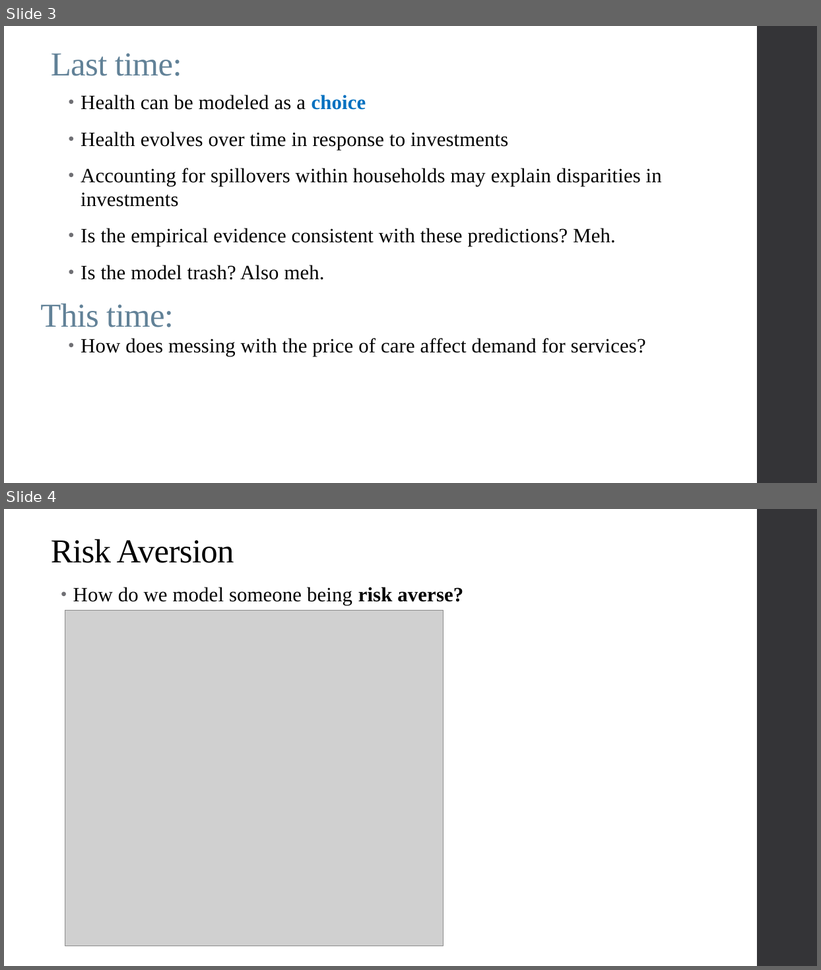
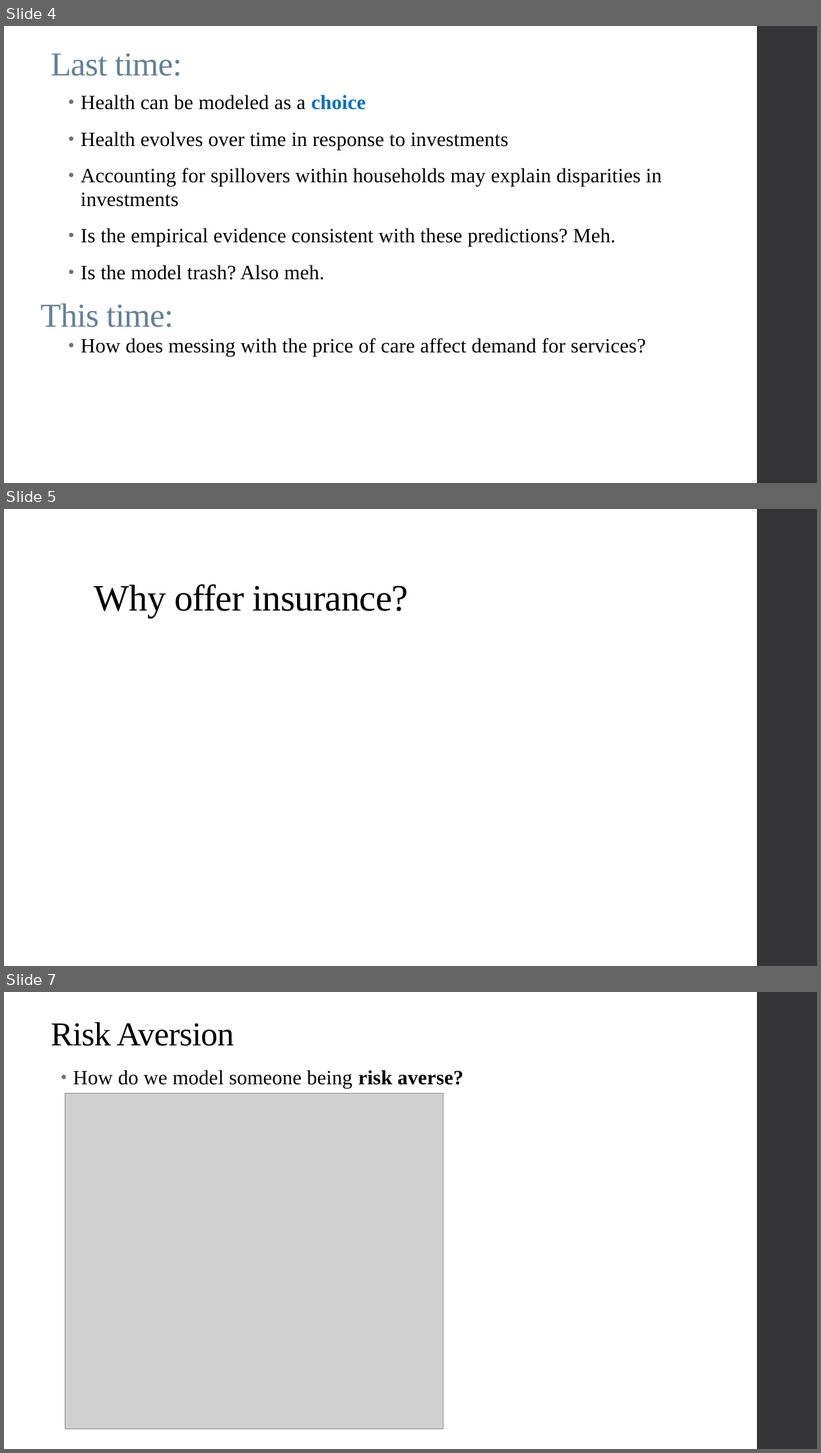
Before and after one commit to alex-hoagland/HAD6750H, a slide deck: Lecture02_MoralHazard/L2Slides_MoralHazard_2023W.pptx. Shown one above the other, each under a label of ours: slides 3 and 4 before the commit, slides 4, 5 and 7 after it; the slides between them are not shown. The pictures are 821x970 and 821x1453 pixels, drawn with LibreOffice and Linux fonts; fonts in the diff are those of the drawing; grey boxes stand for pictures. Boxes give left, top, right and bottom in pixels: in the first picture for what was removed or moved away, otherwise in the second. Text is boxed around its words. In the diff, an @@ line names an element or a change of style, - is before the commit and + after.

```diff
--- a/Lecture02_MoralHazard/L2Slides_MoralHazard_2023W.pptx
+++ b/Lecture02_MoralHazard/L2Slides_MoralHazard_2023W.pptx
@@ slide 5 added at (x1=4, y1=509, x2=817, y2=966), background #FFFFFF; not listed: 1 template element that a slide beside it also shows @@
@@ title added at (x1=94, y1=584, x2=409, y2=618), 44 pt, text #000000 @@
+Why offer insurance?
@@ what was slide 3 is now slide 4 @@
@@ what was slide 4 is now slide 7 @@
```
Also in this commit, not shown: 2 other slides added, 1 other file.
